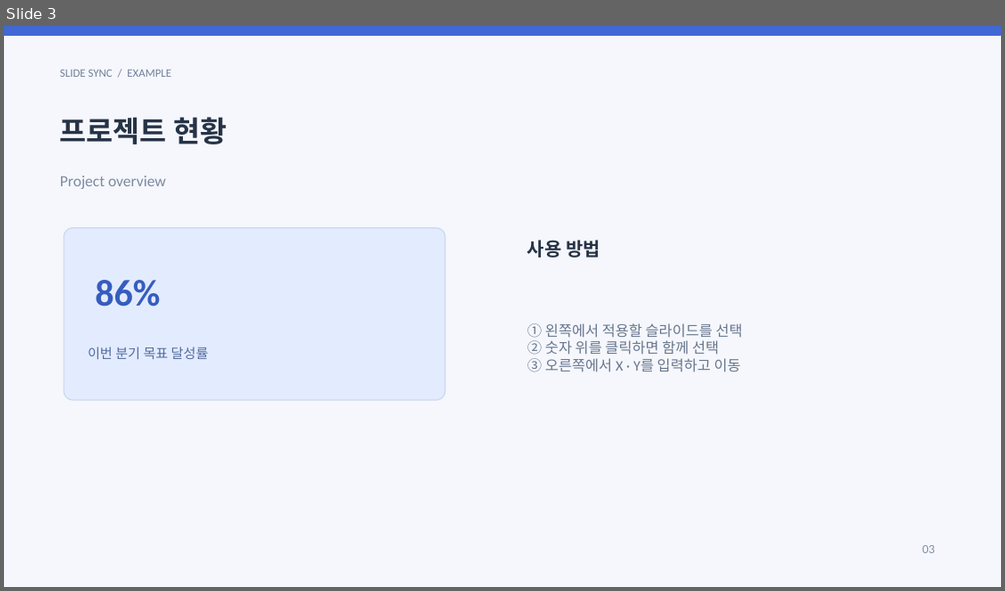
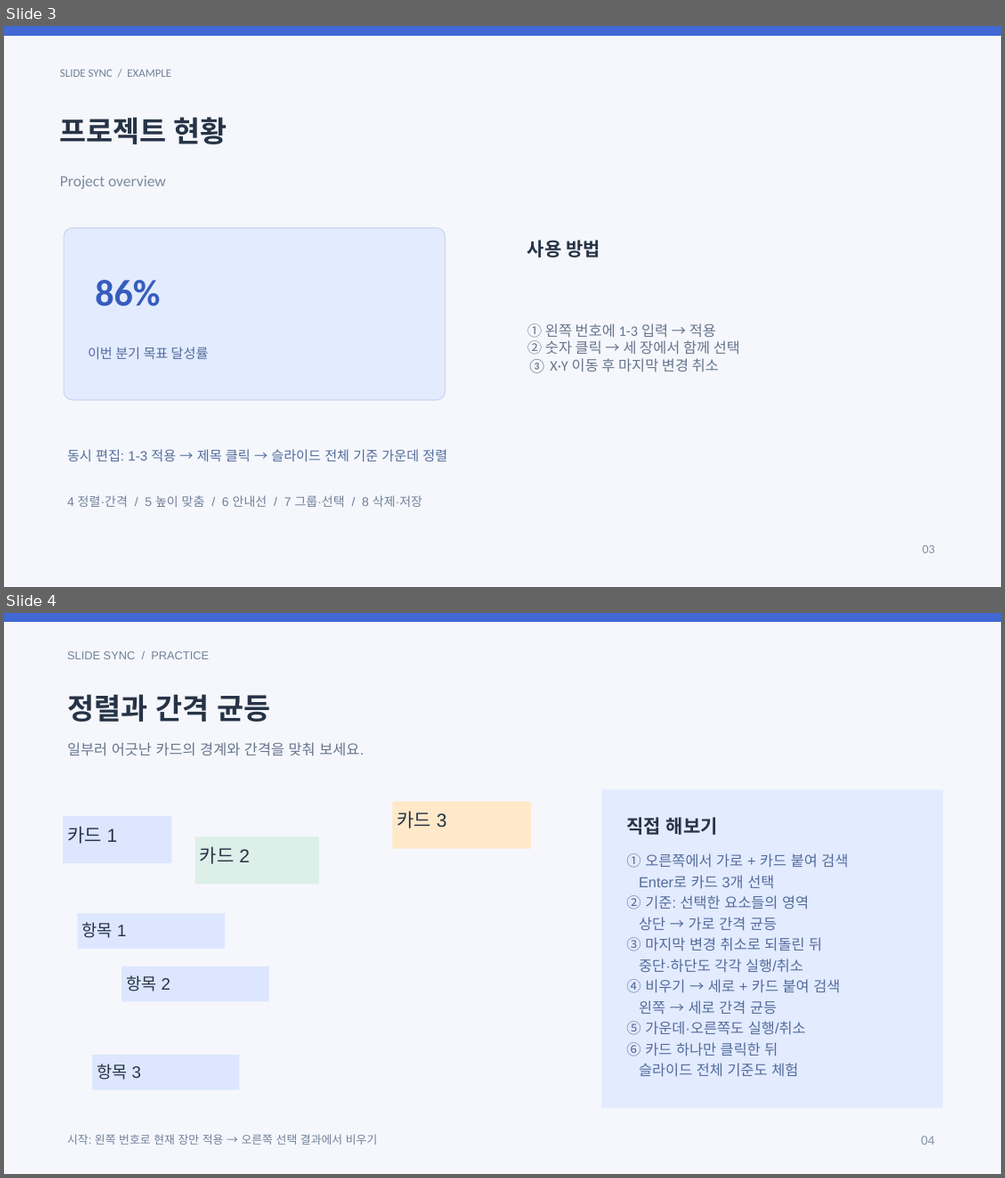
Before and after one commit to miewone/Slide-Sync, a slide deck: public/sample.pptx. Shown one above the other, each under a label of ours: slide 3 before the commit, slides 3 and 4 after it. The pictures are 1005x591 and 1005x1178 pixels, drawn with LibreOffice and Linux fonts; fonts in the diff are those of the drawing. Boxes give left, top, right and bottom in pixels: in the first picture for what was removed or moved away, otherwise in the second. Text is boxed around its words. In the diff, an @@ line names an element or a change of style, - is before the commit and + after.

Commit message:
feat(sample): 주요 기능을 실습할 예제 슬라이드를 확장
- 기존 3장에 검색·동시 편집 안내를 보강하고 기능별 실습 5장을 추가
- 위키에 실습 순서를 문서화하고 브라우저 검증의 예제 장수를 조정

검증:
- npm run build 통과
- npm test 통과 (9개)
- npm run test:browser 통과
- git diff --cached --check 통과

```diff
--- a/public/sample.pptx
+++ b/public/sample.pptx
@@ slide 4 added at box(4, 613, 1001, 1174), background #F5F7FC @@
@@ rectangle added at box(4, 613, 1001, 622), fill #4268D6 @@
@@ text added at box(67, 651, 209, 659), 11 pt, text #71809A @@
+SLIDE SYNC / PRACTICE
@@ text added at box(67, 694, 270, 722), 28 pt, text #263346, bold @@
+정렬과 간격 균등
@@ text added at box(67, 742, 364, 756), 14 pt, text #67758D @@
+일부러 어긋난 카드의 경계와 간격을 맞춰 보세요.
@@ rectangle added at box(601, 789, 943, 1107), fill #E3EBFF @@
@@ rectangle added at box(63, 817, 172, 863), fill #DCE7FF, 18 pt, text #263346 @@
+카드 1
@@ rectangle added at box(393, 802, 531, 849), fill #FFE9C9, 18 pt, text #263346 @@
+카드 3
@@ text added at box(626, 817, 718, 835), 18 pt, text #263346, bold @@
+직접 해보기
@@ rectangle added at box(195, 836, 319, 884), fill #DCEFE8, 18 pt, text #263346 @@
+카드 2
@@ text added at box(626, 853, 848, 1077), 14 pt, text #536C9C @@
+① 오른쪽에서 가로 + 카드 붙여 검색
+Enter로 카드 3개 선택
+② 기준: 선택한 요소들의 영역
+상단 → 가로 간격 균등
+③ 마지막 변경 취소로 되돌린 뒤
+중단·하단도 각각 실행/취소
+④ 비우기 → 세로 + 카드 붙여 검색
+왼쪽 → 세로 간격 균등
+⑤ 가운데·오른쪽도 실행/취소
+⑥ 카드 하나만 클릭한 뒤
+슬라이드 전체 기준도 체험
@@ rectangle added at box(77, 914, 225, 949), fill #DCE7FF, 16 pt, text #263346 @@
+항목 1
@@ rectangle added at box(121, 966, 268, 1001), fill #DCE7FF, 16 pt, text #263346 @@
+항목 2
@@ rectangle added at box(92, 1055, 240, 1090), fill #DCE7FF, 16 pt, text #263346 @@
+항목 3
@@ text added at box(67, 1134, 377, 1144), 11 pt, text #71809A @@
+시작: 왼쪽 번호로 현재 장만 적용 → 오른쪽 선택 결과에서 비우기
@@ text added at box(921, 1135, 935, 1144), 12 pt, text #8390A7 @@
+04
@@ slide 3 changed as well @@
@@ text at box(527, 323, 740, 373): text changed @@
-① 왼쪽에서 적용할 슬라이드를 선택
-② 숫자 위를 클릭하면 함께 선택
-③ 오른쪽에서 X · Y를 입력하고 이동
+① 왼쪽 번호에 1-3 입력 → 적용
+② 숫자 클릭 → 세 장에서 함께 선택
+③ X·Y 이동 후 마지막 변경 취소
@@ text added at box(67, 449, 447, 461), 13 pt, text #536C9C @@
+동시 편집: 1-3 적용 → 제목 클릭 → 슬라이드 전체 기준 가운데 정렬
@@ text added at box(67, 495, 422, 507), 12 pt, text #71809A @@
+4 정렬·간격 / 5 높이 맞춤 / 6 안내선 / 7 그룹·선택 / 8 삭제·저장
```
Also in this commit, not shown: 2 other slides changed, 4 other slides added, 5 other files.
